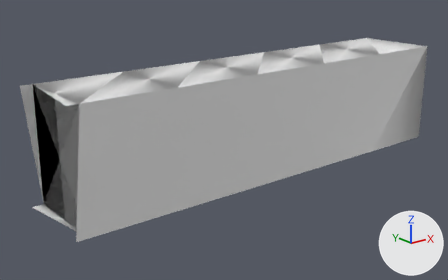
An edit to the OBJ model models/areas/fields_risen/preview_hedge_2_1.obj, drawn before and after from the same camera.
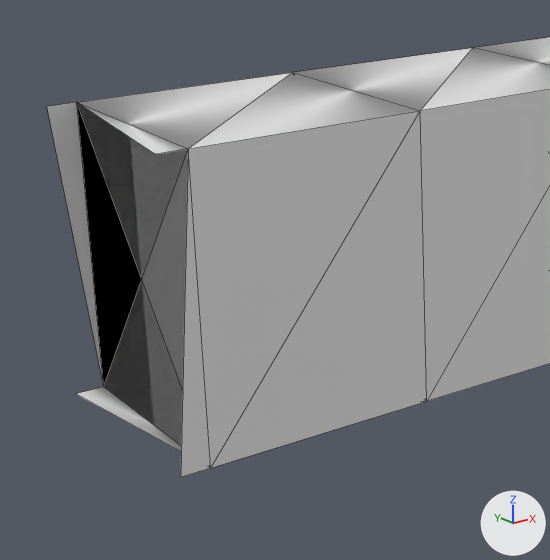
Each version is shown whole from a 50 mm camera at (90.58, -66.93, 10.63) aimed at (107.87, -45.32, 1.99), then close up on the part from 0% to 52% of the width and 15% to 99% of the height. Lighting does not change. The marker at lower right points along +X, +Y and +Z. The older version's two pictures come first. The close-ups show mesh edges as thin lines. Where no turn or scale is listed for an object, it has been applied to the vertices. Vertices at exactly the same position are counted once.

The older version as bpy lines, for what is in view:
```python
me_preview_hedge_2_1 = bpy.data.meshes.new('preview_hedge_2_1')
me_preview_hedge_2_1.from_pydata(...)  # 28 vertices, 68 faces; spans x 99.0..119.5, y -48.0..-44.0, z 0.6..5.6
# before: 16 (99.5, -48.0, 0.6) at pixel (210, 468), 17 (99.5, -44.0, 0.6) at pixel (103, 386), 18 (99.5, -44.0, 5.6) at pixel (76, 102), 19 (99.5, -48.0, 5.6) at pixel (188, 148), 20 (99.0, -48.0, 5.6) at pixel (155, 154)
# before: 21 (99.0, -44.0, 0.6) at pixel (75, 393), 22 (99.0, -48.0, 0.6) at pixel (180, 477), 23 (99.0, -44.0, 5.6) at pixel (46, 106)
ob_preview_hedge_2_1 = bpy.data.objects.new('preview_hedge_2_1', me_preview_hedge_2_1)
ob_preview_hedge_2_1.location = (0.0, 0.0, 0.0)
```
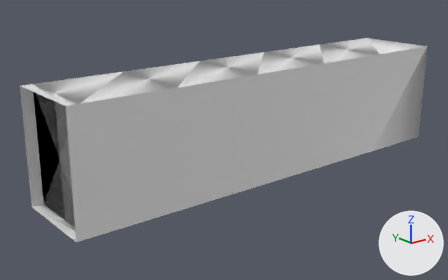
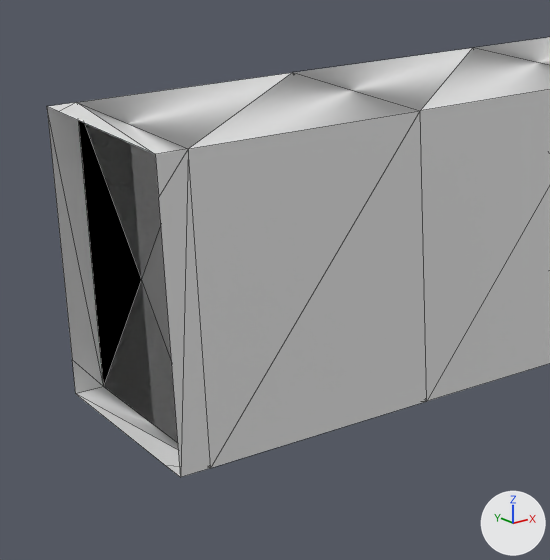
Boxes (x1, y1, x2, y2) around the edits, measured in the close-ups (550 x 560 px):
```json
{"part": 1, "of": "me_preview_hedge_2_1", "change": "added", "after": [47, 102, 188, 477]}
```

Scene script edits in JSON lines:
```json
{"block": "me_preview_hedge_2_1", "where": "# used by ob_preview_hedge_2_1; location = (0.0, 0.0, 0.0)"}
{"block": "me_preview_hedge_2_1", "where": "# verts and faces of me_preview_hedge_2_1; kept vertices keep their numbers, new ones are numbered from 28"}
{"op": "remove", "block": "me_preview_hedge_2_1", "code": "me_preview_hedge_2_1.from_pydata(...)  # 28 vertices, 68 faces; spans x 99.0..119.5, y -48.0..-44.0, z 0.6..5.6"}
{"op": "add", "block": "me_preview_hedge_2_1", "code": "me_preview_hedge_2_1.from_pydata(...)  # 32 vertices, 76 faces; spans x 99.0..119.5, y -48.0..-44.0, z 0.6..5.6"}
{"block": "me_preview_hedge_2_1", "change": "me_preview_hedge_2_1 part 1"}
{"op": "add", "block": "me_preview_hedge_2_1", "code": "verts[28] = (99.0, -44.5, 5.6)  # pixel (58, 111)"}
{"op": "add", "block": "me_preview_hedge_2_1", "code": "verts[29] = (99.0, -47.5, 0.6)  # pixel (165, 465)"}
{"op": "add", "block": "me_preview_hedge_2_1", "code": "verts[30] = (99.0, -48.0, 4.9)  # pixel (158, 197)"}
{"op": "add", "block": "me_preview_hedge_2_1", "code": "verts[31] = (99.0, -44.0, 1.2)  # pixel (72, 359)"}
{"op": "add", "block": "me_preview_hedge_2_1", "code": "faces += [(18, 28, 20), (18, 23, 28), (16, 29, 21), (16, 22, 29), (19, 30, 22), (19, 20, 30)]"}
{"op": "add", "block": "me_preview_hedge_2_1", "code": "faces += [(17, 21, 31), (17, 31, 23)]"}
```
